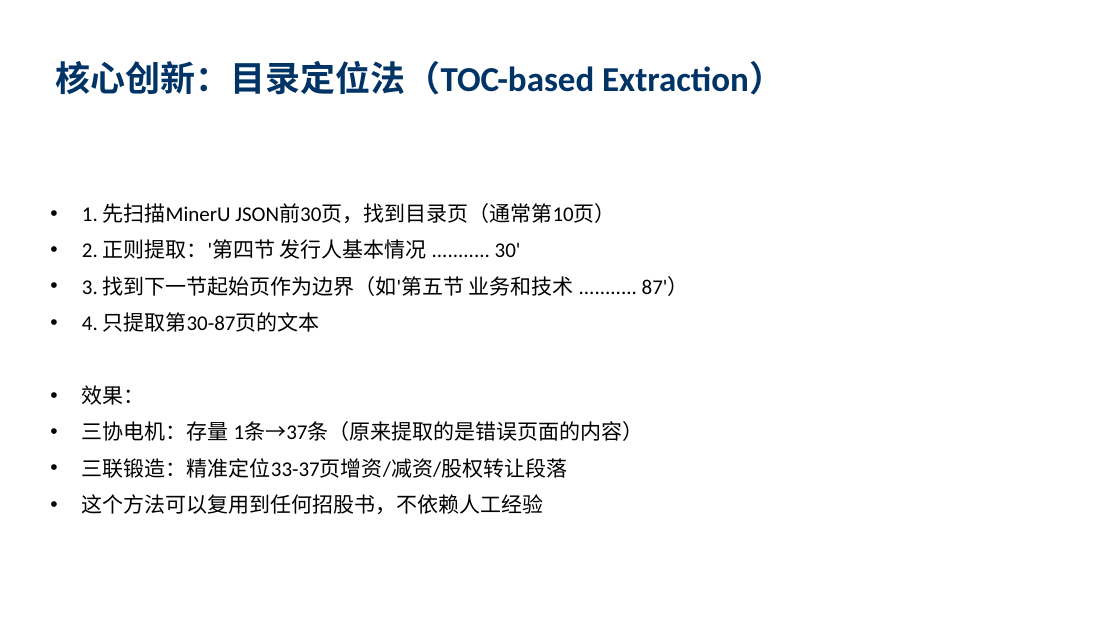
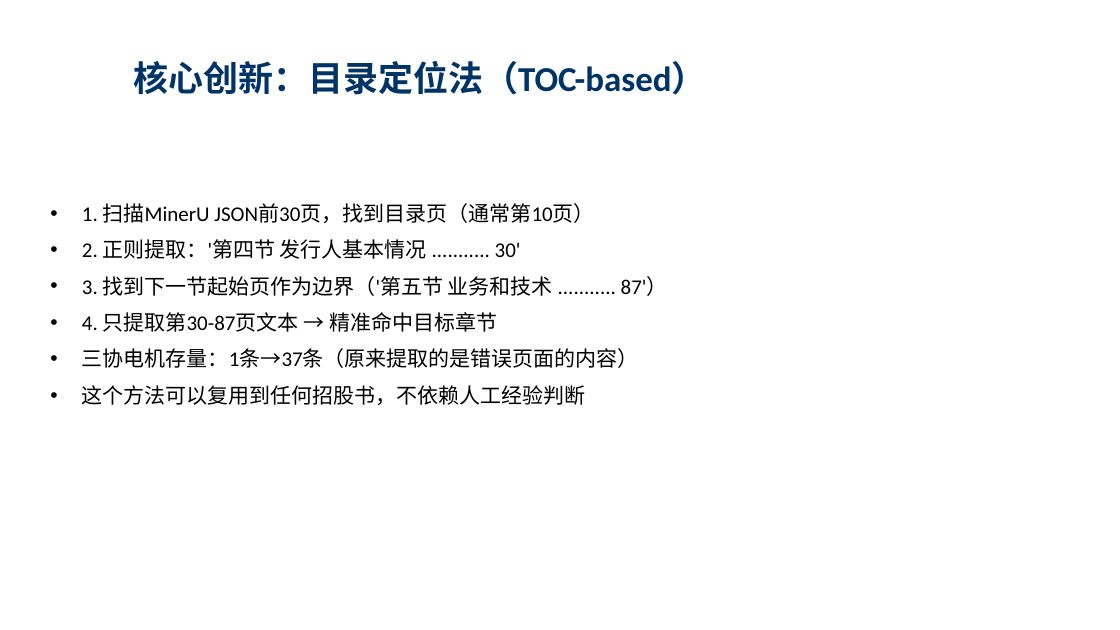
Before and after one commit to flyxx-pro/team-star, a slide deck: slide 7 of presentation/Week3_汇报_刘宇轩_苏宇垚.pptx (slide 6 before the commit). Drawn at 1120x630 pixels with LibreOffice and Linux fonts; fonts in the diff are those of the drawing. Boxes give left, top, right and bottom in pixels: in the first picture for what was removed or moved away, otherwise in the second. Text is boxed around its words. In the diff, an @@ line names an element or a change of style, - is before the commit and + after.

```diff
--- a/presentation/Week3_汇报_刘宇轩_苏宇垚.pptx
+++ b/presentation/Week3_汇报_刘宇轩_苏宇垚.pptx
@@ title at bbox=[133, 61, 707, 95]: text changed @@
-核心创新：目录定位法（TOC-based Extraction）
+核心创新：目录定位法（TOC-based）
@@ text at bbox=[82, 203, 594, 223]: text changed @@
-• 1. 先扫描MinerU JSON前30页，找到目录页（通常第10页）
+• 1. 扫描MinerU JSON前30页，找到目录页（通常第10页）
@@ text at bbox=[82, 276, 668, 405]: text changed @@
-• 3. 找到下一节起始页作为边界（如'第五节 业务和技术 ........... 87'）
-• 4. 只提取第30-87页的文本
-• 效果：
-• 三协电机：存量 1条→37条（原来提取的是错误页面的内容）
-• 三联锻造：精准定位33-37页增资/减资/股权转让段落
-• 这个方法可以复用到任何招股书，不依赖人工经验
+• 3. 找到下一节起始页作为边界（'第五节 业务和技术 ........... 87'）
+• 4. 只提取第30-87页文本 → 精准命中目标章节
+• 三协电机存量：1条→37条（原来提取的是错误页面的内容）
+• 这个方法可以复用到任何招股书，不依赖人工经验判断
```
Also in this commit, not shown: 8 other slides changed, 1 slide added, 1 slide removed.
